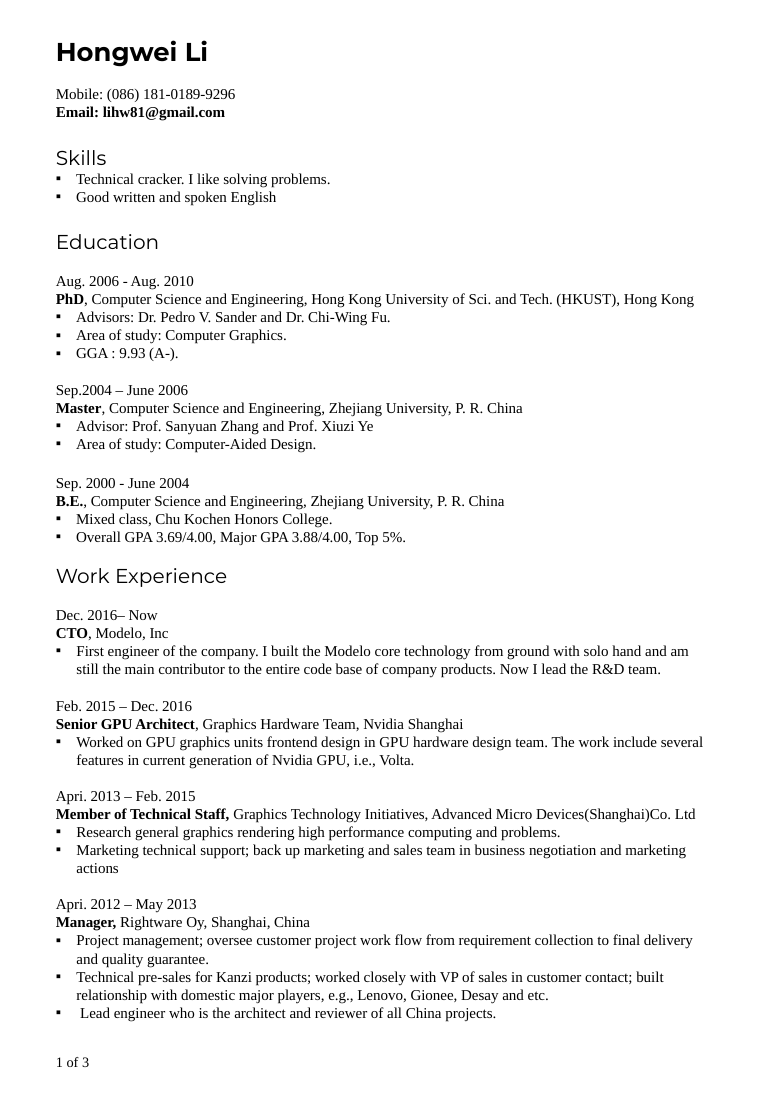
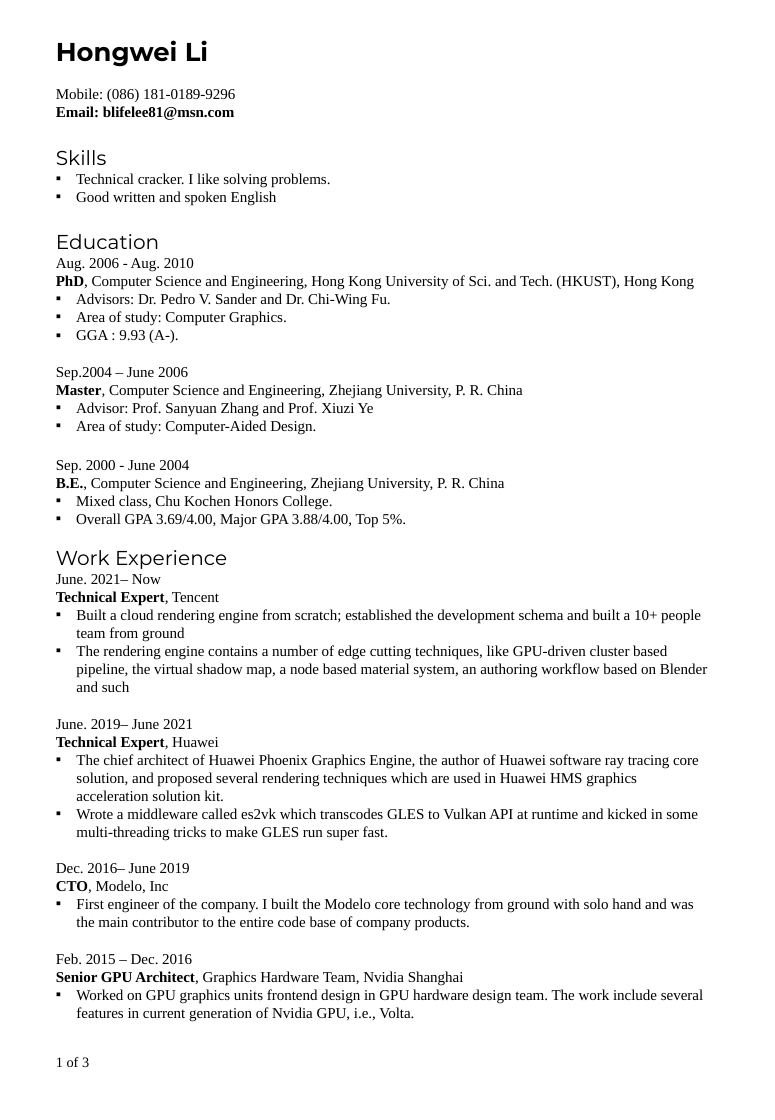
Before and after one commit to lihw/lihw.github.io, a slide deck: slide 1 of lihw_cv.pptx. Drawn at 775x1120 pixels with LibreOffice and Linux fonts; fonts in the diff are those of the drawing. Boxes give left, top, right and bottom in pixels: in the first picture for what was removed or moved away, otherwise in the second. Text is boxed around its words. In the diff, an @@ line names an element or a change of style, - is before the commit and + after.

```diff
--- a/lihw_cv.pptx
+++ b/lihw_cv.pptx
@@ text at (56,106,235,120): text changed @@
-Email: lihw81@gmail.com
+Email: blifelee81@msn.com
@@ text at (56,574,707,873): text changed @@
-Dec. 2016– Now
+June. 2021– Now
+Technical Expert, Tencent
+  ▪ Built a cloud rendering engine from scratch; established the development schema and built a 10+ people team from ground
+  ▪ The rendering engine contains a number of edge cutting techniques, like GPU-driven cluster based pipeline, the virtual shadow map, a node based material system, an authoring workflow based on Blender and such
+June. 2019– June 2021
+Technical Expert, Huawei
+  ▪ The chief architect of Huawei Phoenix Graphics Engine, the author of Huawei software ray tracing core solution, and proposed several rendering techniques which are used in Huawei HMS graphics acceleration solution kit.
+  ▪ Wrote a middleware called es2vk which transcodes GLES to Vulkan API at runtime and kicked in some multi-threading tricks to make GLES run super fast.
+Dec. 2016– June 2019
@@ text at (56,790,696,1022): paragraphs removed @@
-Apri. 2013 – Feb. 2015
-Member of Technical Staff, Graphics Technology Initiatives, Advanced Micro Devices(Shanghai)Co. Ltd
-  ▪ Research general graphics rendering high performance computing and problems.
-  ▪ Marketing technical support; back up marketing and sales team in business negotiation and marketing actions
-Apri. 2012 – May 2013
-Manager, Rightware Oy, Shanghai, China
-  ▪ Project management; oversee customer project work flow from requirement collection to final delivery and quality guarantee.
-  ▪ Technical pre-sales for Kanzi products; worked closely with VP of sales in customer contact; built relationship with domestic major players, e.g., Lenovo, Gionee, Desay and etc.
-  ▪ Lead engineer who is the architect and reviewer of all China projects.
@@ text at (76,898,694,931): text changed @@
-  ▪ First engineer of the company. I built the Modelo core technology from ground with solo hand and am still the main contributor to the entire code base of company products. Now I lead the R&D team.
+  ▪ First engineer of the company. I built the Modelo core technology from ground with solo hand and was the main contributor to the entire code base of company products.
```
Also in this commit, not shown: 2 other slides changed, 1 other file.
